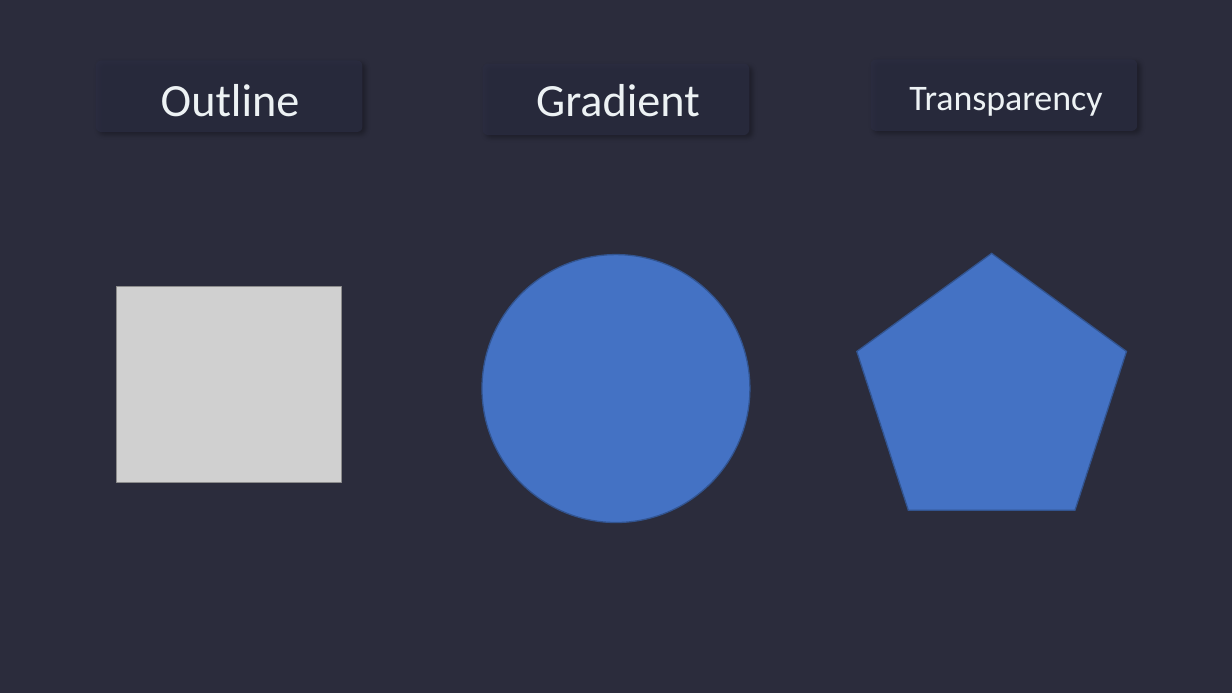
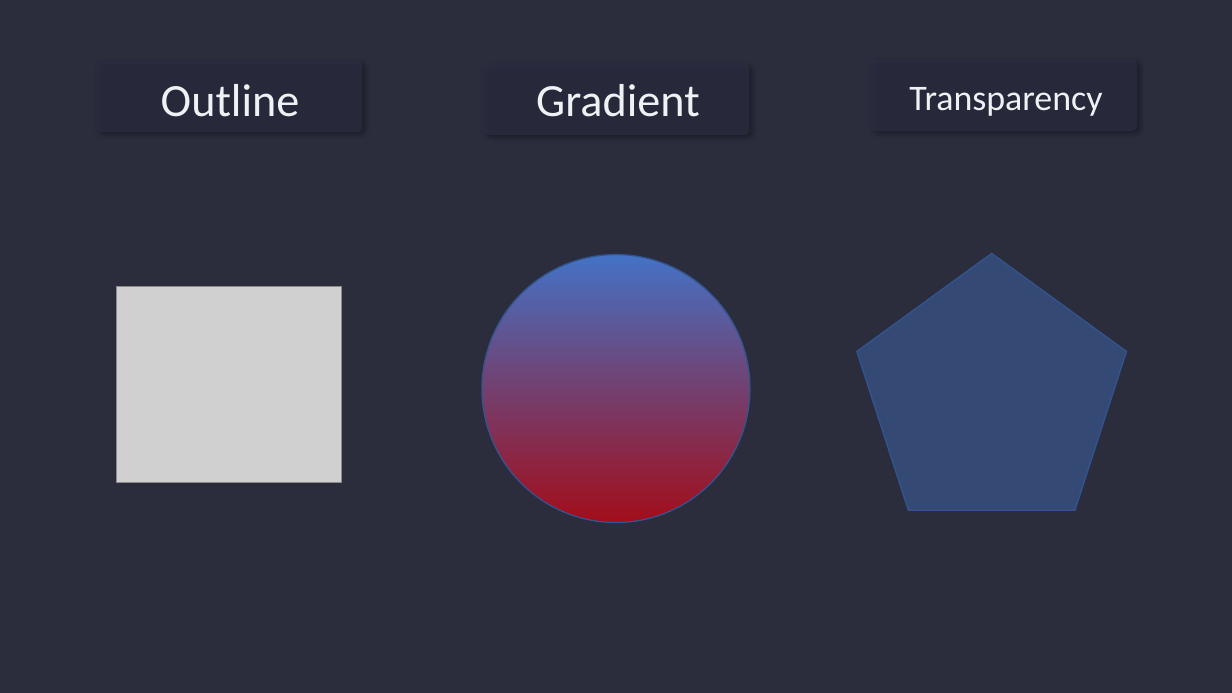
Before and after one commit to tranthanhbinh2603/PPTmasterclassV6_Powerpoint_from_A_to_Z, a slide deck: slide 3 of Section 2 - Essential Knowledge/Essential Knowledge.pptx. Drawn at 1232x693 pixels with LibreOffice and Linux fonts; fonts in the diff are those of the drawing; grey boxes stand for pictures; background and template pictures are left out; a plain dark background stands for a picture behind light text. Boxes give left, top, right and bottom in pixels: in the first picture for what was removed or moved away, otherwise in the second. Text is boxed around its words. In the diff, an @@ line names an element or a change of style, - is before the commit and + after.

```diff
--- a/Section 2 - Essential Knowledge/Essential Knowledge.pptx
+++ b/Section 2 - Essential Knowledge/Essential Knowledge.pptx
@@ ellipse at [482, 255, 750, 523]: fill #4472C4 to gradient #4472C4 to #A20E1C @@
@@ pentagon at [857, 253, 1127, 510]: fill #4472C4 to #4472C4 at 42% opacity @@
```
Also in this commit, not shown: 6 other slides changed, 1 slide added, 1 other file.
